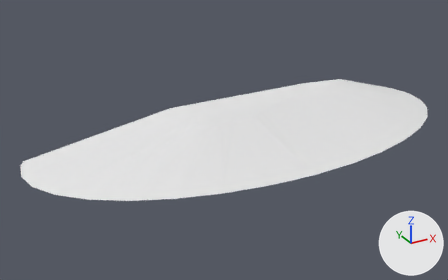
The OBJ model assets/terrain/terrain_wooded_hill/terrain_wooded_hill_108/terrain_wooded_hill_108.obj, before and after one commit.
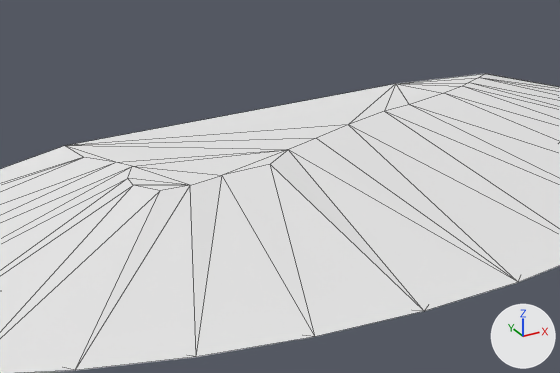
There are two pictures of each version: one whole from a camera (50 mm lens) standing at (-4.78, -7.47, 3.75) and looking at (-0.63, 0.07, -0.02), one close up on the part from 32% to 83% of the width and 18% to 71% of the height. Every picture has the same lights, and +X, +Y and +Z are marked at lower right. The close-ups show mesh edges as thin lines. Where no turn or scale is listed for an object, it has been applied to the vertices.

Script lines for the objects in view, before the commit:
```python
me_terrain_wooded_hill__108_001_cylinder_001 = bpy.data.meshes.new('terrain_Wooded_Hill_#108.001_Cylinder.001')
me_terrain_wooded_hill__108_001_cylinder_001.from_pydata(...)  # 42 vertices, 80 faces; spans x -3.56..3.53, y -1.4..0.96, z -0.11..0.29
me_terrain_wooded_hill__108_001_cylinder_001.materials.append(mat_material)  # white #e7e7e7
ob_terrain_wooded_hill__108_001_cylinder_001 = bpy.data.objects.new('terrain_Wooded_Hill_#108.001_Cylinder.001', me_terrain_wooded_hill__108_001_cylinder_001)
ob_terrain_wooded_hill__108_001_cylinder_001.location = (0.0, 0.0, 0.0)
```
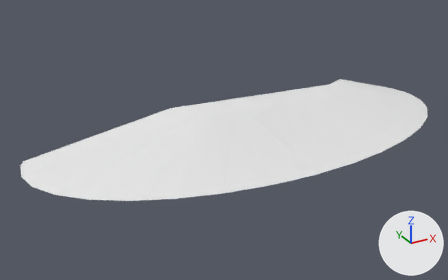
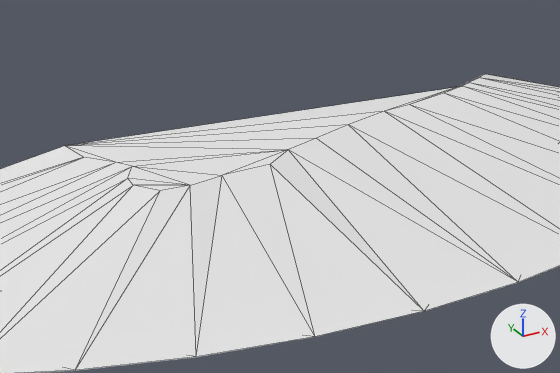
What differs and where, as boxes (x1, y1, x2, y2) in the close-ups (560 x 373 px; the box of a moved part takes in the faces that stretch with it):
part 1 of me_terrain_wooded_hill__108_001_cylinder_001, moved or reshaped: before (66, 74, 484, 146); after (73, 74, 484, 145)

Edits to the bpy script that builds the scene:
```text
Change me_terrain_wooded_hill__108_001_cylinder_001:
    where me_terrain_wooded_hill__108_001_cylinder_001.from_pydata(...)  # 42 vertices, 80 faces; spans x -3.56..3.53, y -1.4..0.96, z -0.11..0.29
    used by ob_terrain_wooded_hill__108_001_cylinder_001; location = (0.0, 0.0, 0.0)
    me_terrain_wooded_hill__108_001_cylinder_001 part 1
    me_terrain_wooded_hill__108_001_cylinder_001.vertices[19].co: (1.46, 0.96, 0.29) -> (2.02, 0.96, 0.17)  # pixel (395, 83) -> pixel (458, 86)
```
